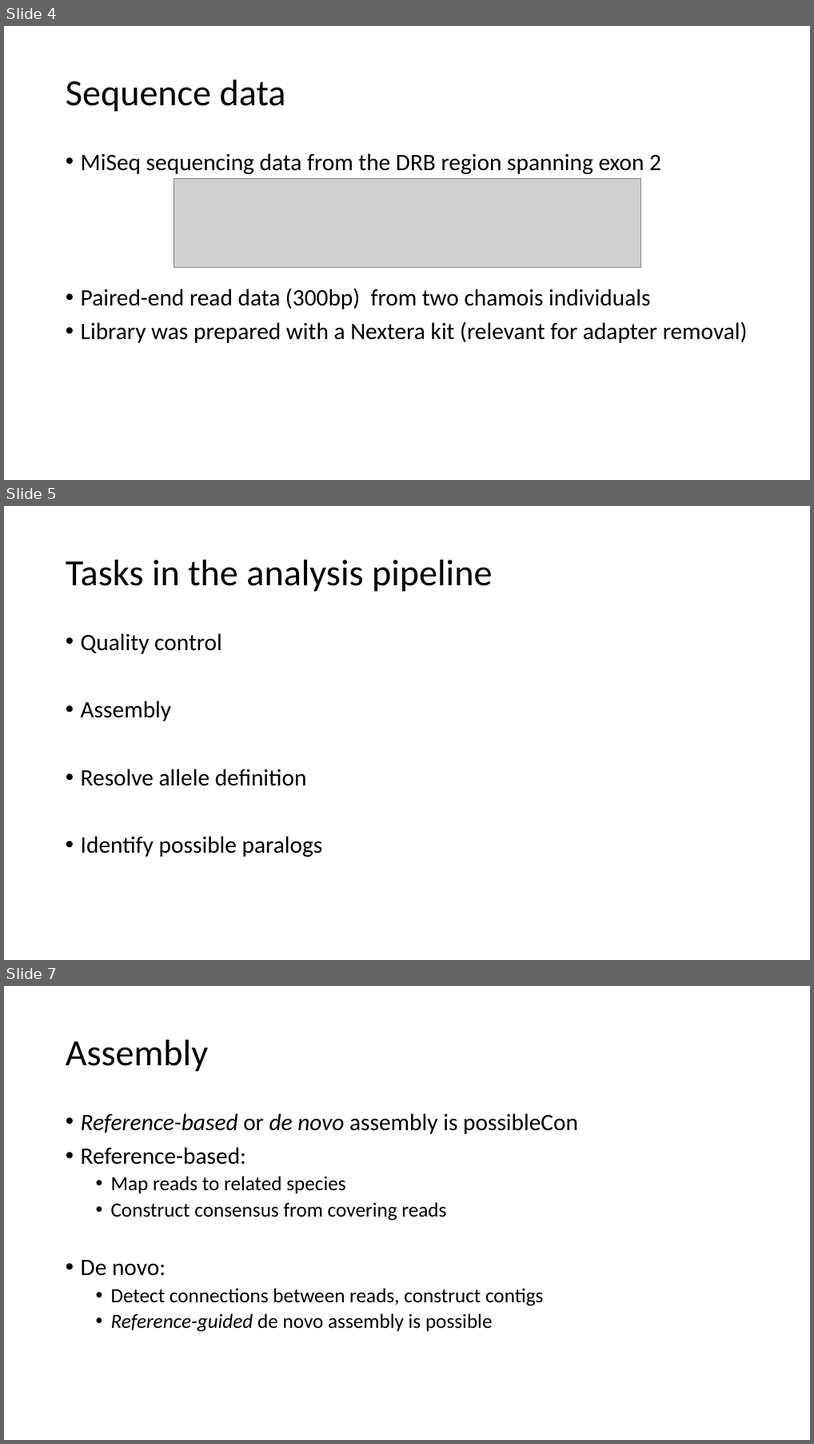
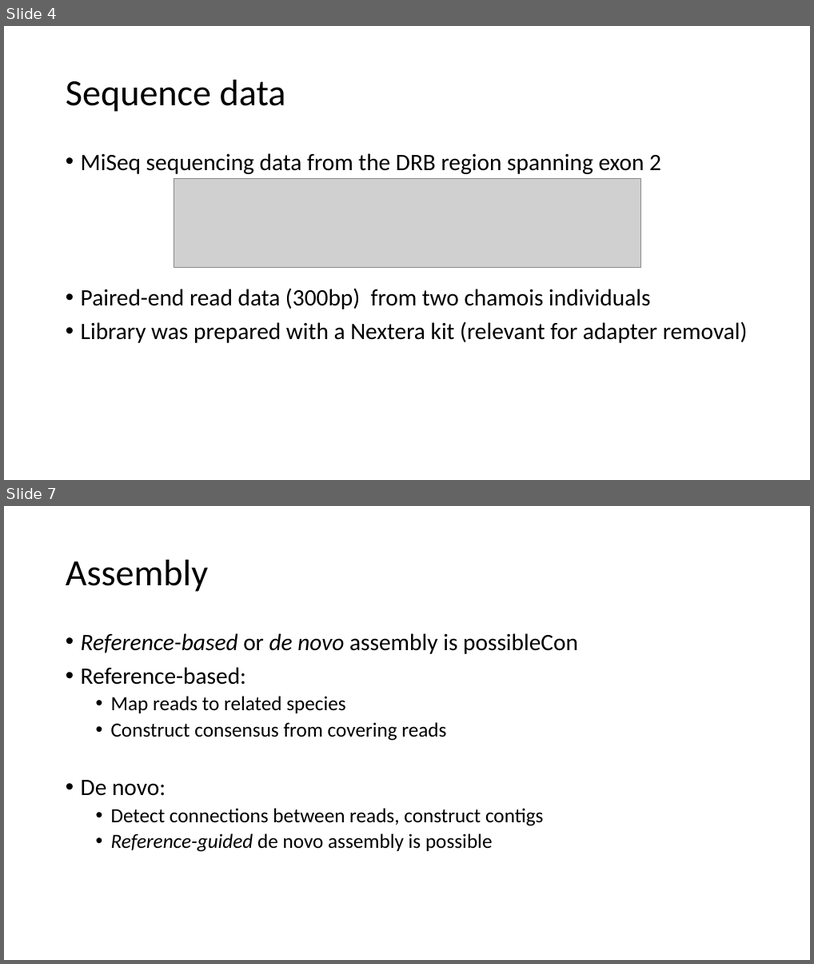
Before and after one commit to cybriden/Exercise3, a slide deck: Präsi.pptx. Shown one above the other, each under a label of ours: slides 4, 5 and 7 before the commit, slides 4 and 7 after it; the slides between them are not shown. The pictures are 814x1444 and 814x964 pixels, drawn with LibreOffice and Linux fonts; fonts in the diff are those of the drawing; grey boxes stand for pictures. Boxes give left, top, right and bottom in pixels: in the first picture for what was removed or moved away, otherwise in the second. Text is boxed around its words. In the diff, an @@ line names an element or a change of style, - is before the commit and + after.

```diff
--- a/Präsi.pptx
+++ b/Präsi.pptx
@@ slide 5 removed at [4,506,810,960], background #FFFFFF @@
@@ title removed at [66,560,492,592] @@
-Tasks in the analysis pipeline
@@ text removed at [81,633,323,856] @@
-• Quality control
-• Assembly
-• Resolve allele definition
-• Identify possible paralogs
```
Also in this commit, not shown: 2 slides changed, 10 slides added, 1 other slide removed, 7 other files.
